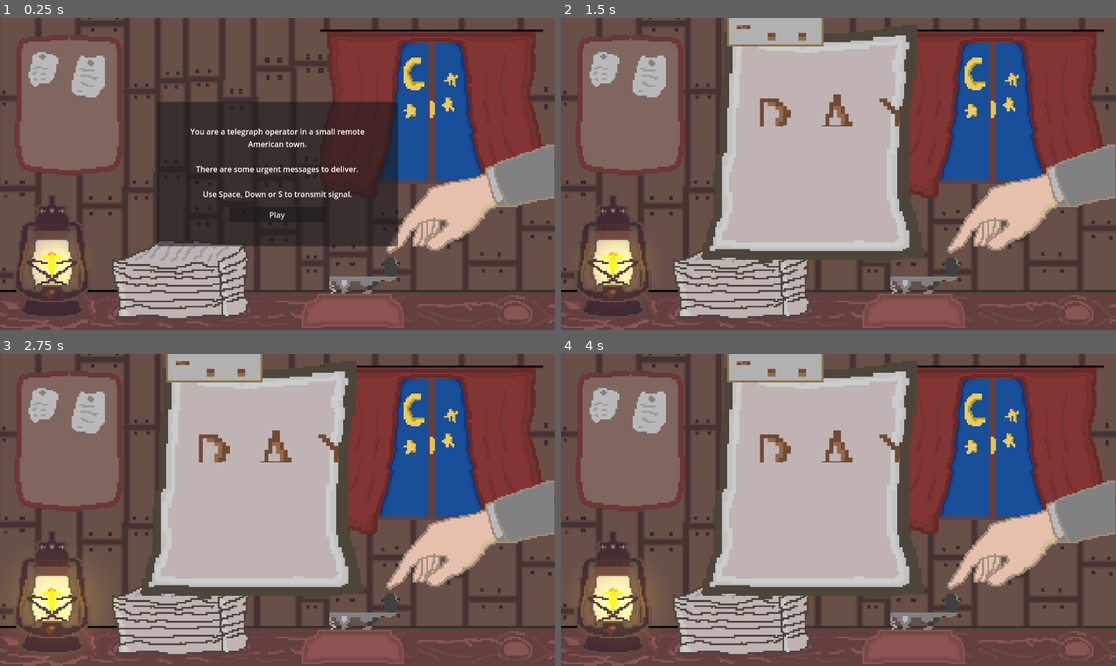
Above: before the commit, frames 1-4 (two rows, left to right).
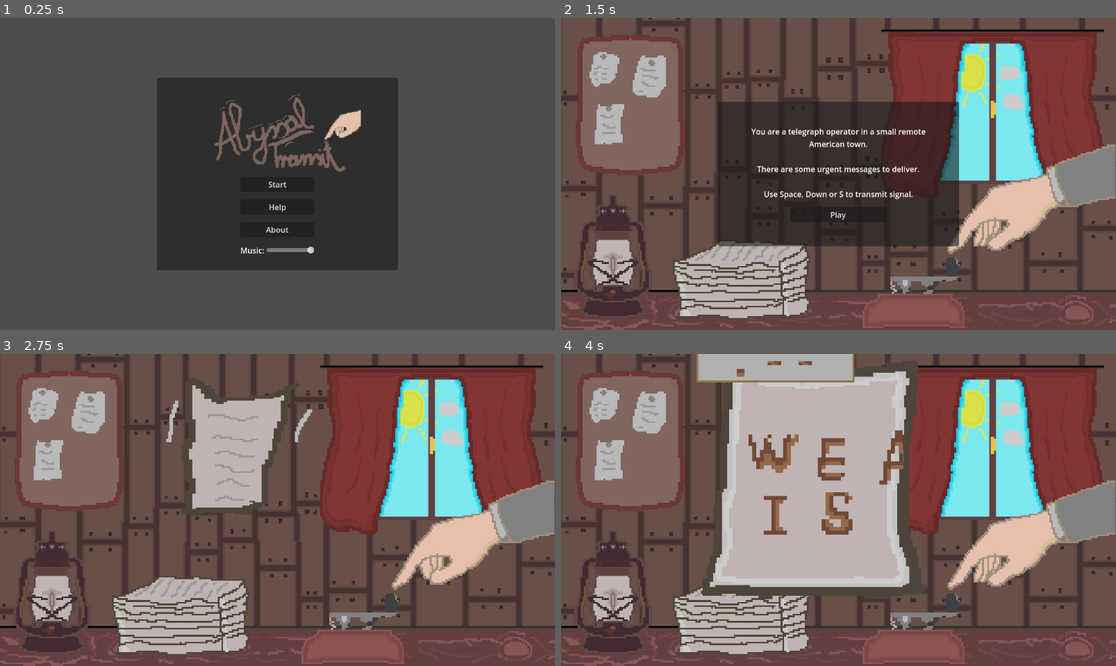
Above: after the commit, the same moments.

Repository: Nidjo123/LD53
Game: Godot game, scene res://Scenes/MainMenu.tscn
The game is run twice, just before and just after one commit, with the same random seed, the same clock (stepped at 60 frames per second) and the same inputs. Before the commit the project starts from res://Scenes/Telegraph.tscn.
Inputs (mouse positions are in pixels of both pictures, inside the frame that each line leads up to):
- Up to frame 1 (0.25 s): no input
- Up to frame 2 (1.5 s): click (838, 214) at 0.5 s, where only the run before the commit has a clickable "Play"; click (838, 183) at 1.25 s, where only the run after the commit has a clickable "Start"
- Up to frame 3 (2.75 s): click (277, 550) at 2 s, where only the run after the commit has a clickable "Play"
- Up to frame 4 (4 s): hold Down (telegraph_press) 2.78-3.53 s; tap Down (telegraph_press) at 3.6 s

The runs differ from the first frame. In frame 1, 70% of the frame differs, in the area x 0-100%, y 0-100%; in frame 2, 36%; in frame 3, 31%; in frame 4, 11%.

Commit message:
Level progression, main menu music

Diff:
--- a/Animations/IntroFrames.tres
+++ b/Animations/IntroFrames.tres
@@ -62,5 +62,5 @@
 }],
 "loop": false,
 "name": &"default",
-"speed": 20.0
+"speed": 35.0
 }]
--- a/Scenes/MainMenu.tscn
+++ b/Scenes/MainMenu.tscn
@@ -1,6 +1,8 @@
-[gd_scene load_steps=2 format=3 uid="uid://qyc2k6y2vgje"]
+[gd_scene load_steps=4 format=3 uid="uid://qyc2k6y2vgje"]
 
 [ext_resource type="Script" path="res://Scripts/MainMenu.gd" id="1_cycvh"]
+[ext_resource type="Texture2D" uid="uid://dnex6jhvm3anf" path="res://Images/logo.png" id="2_e35q1"]
+[ext_resource type="AudioStream" uid="uid://8vepsn74yqp8" path="res://Sounds/maintheme.wav" id="3_sh3ie"]
 
 [node name="MainMenu" type="Control"]
 layout_mode = 3
@@ -20,39 +22,72 @@
 grow_vertical = 2
 
 [node name="Panel" type="Panel" parent="CenterContainer"]
-custom_minimum_size = Vector2(400, 300)
+custom_minimum_size = Vector2(500, 400)
 layout_mode = 2
 
-[node name="VBoxContainer" type="VBoxContainer" parent="CenterContainer/Panel"]
+[node name="VBoxContainer2" type="VBoxContainer" parent="CenterContainer/Panel"]
 layout_mode = 1
 anchors_preset = 8
 anchor_left = 0.5
 anchor_top = 0.5
 anchor_right = 0.5
 anchor_bottom = 0.5
-offset_left = -64.0
-offset_top = -62.5
-offset_right = 64.0
-offset_bottom = 62.5
+offset_left = -173.0
+offset_top = -205.0
+offset_right = 173.0
+offset_bottom = 205.0
 grow_horizontal = 2
 grow_vertical = 2
+alignment = 1
+
+[node name="Logo" type="TextureRect" parent="CenterContainer/Panel/VBoxContainer2"]
+layout_mode = 2
+texture = ExtResource("2_e35q1")
+expand_mode = 5
+stretch_mode = 5
+
+[node name="VBoxContainer" type="VBoxContainer" parent="CenterContainer/Panel/VBoxContainer2"]
+layout_mode = 2
+size_flags_horizontal = 4
 theme_override_constants/separation = 16
 alignment = 1
 
-[node name="StartButton" type="Button" parent="CenterContainer/Panel/VBoxContainer"]
+[node name="StartButton" type="Button" parent="CenterContainer/Panel/VBoxContainer2/VBoxContainer"]
 custom_minimum_size = Vector2(128, 0)
 layout_mode = 2
 text = "Start"
 
-[node name="HelpButton" type="Button" parent="CenterContainer/Panel/VBoxContainer"]
+[node name="HelpButton" type="Button" parent="CenterContainer/Panel/VBoxContainer2/VBoxContainer"]
 layout_mode = 2
 text = "Help
 "
 
-[node name="AboutButton" type="Button" parent="CenterContainer/Panel/VBoxContainer"]
+[node name="AboutButton" type="Button" parent="CenterContainer/Panel/VBoxContainer2/VBoxContainer"]
 layout_mode = 2
 text = "About"
 
-[connection signal="pressed" from="CenterContainer/Panel/VBoxContainer/StartButton" to="." method="_on_start_button_pressed"]
-[connection signal="pressed" from="CenterContainer/Panel/VBoxContainer/HelpButton" to="." method="_on_help_button_pressed"]
-[connection signal="pressed" from="CenterContainer/Panel/VBoxContainer/AboutButton" to="." method="_on_about_button_pressed"]
+[node name="HBoxContainer" type="HBoxContainer" parent="CenterContainer/Panel/VBoxContainer2/VBoxContainer"]
+layout_mode = 2
+alignment = 1
+
+[node name="SoundLabel" type="Label" parent="CenterContainer/Panel/VBoxContainer2/VBoxContainer/HBoxContainer"]
+layout_mode = 2
+text = "Music:
+"
+
+[node name="HSlider" type="HSlider" parent="CenterContainer/Panel/VBoxContainer2/VBoxContainer/HBoxContainer"]
+custom_minimum_size = Vector2(100, 0)
+layout_mode = 2
+size_flags_vertical = 4
+min_value = -50.0
+max_value = 0.0
+
+[node name="AudioStreamPlayer" type="AudioStreamPlayer" parent="."]
+stream = ExtResource("3_sh3ie")
+autoplay = true
+bus = &"Music"
+
+[connection signal="pressed" from="CenterContainer/Panel/VBoxContainer2/VBoxContainer/StartButton" to="." method="_on_start_button_pressed"]
+[connection signal="pressed" from="CenterContainer/Panel/VBoxContainer2/VBoxContainer/HelpButton" to="." method="_on_help_button_pressed"]
+[connection signal="pressed" from="CenterContainer/Panel/VBoxContainer2/VBoxContainer/AboutButton" to="." method="_on_about_button_pressed"]
+[connection signal="value_changed" from="CenterContainer/Panel/VBoxContainer2/VBoxContainer/HBoxContainer/HSlider" to="." method="_on_volume_changed"]
--- a/Scenes/MorseText.tscn
+++ b/Scenes/MorseText.tscn
@@ -25,13 +25,11 @@
 layout_mode = 0
 offset_left = 381.0
 offset_top = 151.0
-offset_right = 542.0
-offset_bottom = 188.0
+offset_right = 546.0
+offset_bottom = 311.0
 scale = Vector2(2, 2)
 bbcode_enabled = true
-text = "Test
-Text
-"
+text = "01234"
 scroll_active = false
 autowrap_mode = 0
 shortcut_keys_enabled = false
--- a/Scenes/Telegraph.tscn
+++ b/Scenes/Telegraph.tscn
@@ -1,7 +1,8 @@
-[gd_scene load_steps=13 format=3 uid="uid://cb5khxpbu7ecs"]
+[gd_scene load_steps=14 format=3 uid="uid://cb5khxpbu7ecs"]
 
 [ext_resource type="PackedScene" uid="uid://cytf7hrfph3ta" path="res://Scenes/MorseController.tscn" id="1_dot85"]
 [ext_resource type="Script" path="res://Scripts/GameController.gd" id="1_f4xmj"]
+[ext_resource type="Texture2D" uid="uid://brupwfabmh1ll" path="res://Images/tbg-day.png" id="2_ck07p"]
 [ext_resource type="Script" path="res://Telegraph.gd" id="2_ff80x"]
 [ext_resource type="PackedScene" uid="uid://c0778ivao4xo2" path="res://Scenes/MorseText.tscn" id="2_pj4sx"]
 [ext_resource type="SpriteFrames" uid="uid://becau161cstrh" path="res://Animations/TelegraphPressNewFrames.tres" id="4_5km8r"]
@@ -24,7 +25,22 @@
 [node name="TelegraphScene" type="Node2D"]
 process_mode = 3
 script = ExtResource("1_f4xmj")
-level_texts = Array[String](["Day 1"])
+level_texts = Array[String](["Weather
+is nice", "People
+are
+calm", "Yet
+something
+is wrong", "I can
+hear it", "It is
+coming
+closer", "The
+journey
+begins", "Do not
+look
+behind"])
+time_of_day = Array[int]([0, 0, 0, 1, 1, 1, 1])
+day_texture = ExtResource("2_ck07p")
+night_texture = ExtResource("5_wgi4m")
 
 [node name="Game" type="Node2D" parent="."]
 process_mode = 1
@@ -33,15 +49,18 @@
 [node name="Background" type="Sprite2D" parent="Game"]
 position = Vector2(574.889, 323.5)
 scale = Vector2(3.60556, 3.60556)
-texture = ExtResource("5_wgi4m")
+texture = ExtResource("2_ck07p")
 
-[node name="PointLight2D" type="PointLight2D" parent="Game/Background"]
+[node name="DeskLight" type="PointLight2D" parent="Game/Background"]
 position = Vector2(-128.105, 52.2804)
 color = Color(0.501961, 0.498039, 0, 1)
 texture = SubResource("GradientTexture2D_h36cn")
 script = ExtResource("4_utoqk")
 
 [node name="MorseController" parent="Game" instance=ExtResource("1_dot85")]
+dot_duration = 0.07
+dash_duration = 0.3
+tolerance = 0.1
 
 [node name="TelegraphAnimation" type="AnimatedSprite2D" parent="Game"]
 position = Vector2(575.778, 324.5)
@@ -55,6 +74,7 @@
 scale = Vector2(3.60313, 3.58333)
 sprite_frames = ExtResource("7_6fdi2")
 frame = 13
+speed_scale = 0.5
 
 [node name="MorseText" parent="Game" instance=ExtResource("2_pj4sx")]
 
@@ -122,4 +142,5 @@
 [connection signal="animation_finished" from="Game/PaperAnimation" to="." method="_on_intro_animation_finished"]
 [connection signal="finished" from="Game/MorseText" to="." method="_on_morse_text_finished"]
 [connection signal="game_resumed" from="PauseMenu" to="." method="_on_resume_button_pressed"]
+[connection signal="game_continued" from="EndMenu" to="." method="_on_next_level"]
 [connection signal="pressed" from="GameIntro/CenterContainer/Panel/VBoxContainer/PlayButton" to="." method="_on_play_button_pressed"]
--- a/Scripts/GameController.gd
+++ b/Scripts/GameController.gd
@@ -5,10 +5,16 @@
 signal game_resumed
 
 
+enum TimeOfDay { DAY, NIGHT }
+
+
 @onready var time_spent: float = 0.0
 @onready var current_level: int = 0
 
 @export_multiline var level_texts: Array[String] = []
+@export var time_of_day: Array[TimeOfDay] = []
+@export var day_texture: Texture2D = load("res://Images/tbg-day.png")
+@export var night_texture: Texture2D = load("res://Images/tbg-night.png")
 
 
 func _is_level_transition():
@@ -16,12 +22,14 @@
 
 
 func _ready():
+	assert(level_texts.size() == time_of_day.size())
 	$Game/MorseText.hide()
 	$Game/PaperAnimation.hide()
 	$Game/PaperAnimation.frame = 0
 	$PauseMenu.hide()
 	$EndMenu.hide()
 	$GameIntro.show()
+	_prepare_background()
 
 
 func _process(delta):
@@ -59,11 +67,27 @@
 	return level_texts[current_level]
 
 
+func _get_time_of_day():
+	return time_of_day[current_level]
+
+
+func _prepare_background():
+	match _get_time_of_day():
+		TimeOfDay.DAY:
+			$Game/Background.texture = day_texture
+			$Game/Background/DeskLight.hide()
+		TimeOfDay.NIGHT:
+			$Game/Background.texture = night_texture
+			$Game/Background/DeskLight.show()
+
+
 func _on_level_start():
+	_prepare_background()
 	$Game/MorseText.hide()
 	$Game/PaperAnimation.show()
 	$Game/PaperAnimation.frame = 0
 	$Game/PaperAnimation.play()
+	$Game/TelegraphAnimation.play("idle")
 
 
 func _on_play_button_pressed():
@@ -76,3 +100,11 @@
 	var text = _get_text()
 	$Game/MorseText.reset(text)
 	$Game/MorseText.show()
+
+
+func _on_next_level():
+	current_level += 1
+	if current_level >= level_texts.size():
+		assert(false)
+	$EndMenu.hide()
+	_on_level_start()
--- a/Scripts/MainMenu.gd
+++ b/Scripts/MainMenu.gd
@@ -11,3 +11,8 @@
 
 func _on_about_button_pressed():
 	get_tree().change_scene_to_file("res://Scenes/AboutScene.tscn")
+
+
+func _on_volume_changed(new_volume_db):
+	var bus_index = AudioServer.get_bus_index("Music")
+	AudioServer.set_bus_volume_db(bus_index, new_volume_db)
--- a/Scripts/MorseText.gd
+++ b/Scripts/MorseText.gd
@@ -10,9 +10,6 @@
 
 
 func _ready():
-	var font = self.get_theme_font("font")
-	print(font.get_font_name())
-	print(font.get_font_style_name())
 	_set_hint()
 
 
@@ -20,6 +17,7 @@
 	$Text.text = text
 	original_text = text
 	letter_idx = 0
+	correct_letters.clear()
 	_set_hint()
 
 
@@ -61,6 +59,7 @@
 	var letter = original_text[letter_idx]
 	var hint_text: String = MorseUtils.get_code(letter)
 	$MorseHint/HintText.text = hint_text
+	$MorseHint.show()
 
 
 func _get_letter_bbcode(letter, correct):
@@ -86,8 +85,8 @@
 	$Text.text = text
 
 
-func _is_whitespace(s):
-	return s.strip_edges() == ''
+func _is_skippable(s):
+	return MorseUtils.get_code(s) == ''
 
 
 func advance_letter(letter: String):
@@ -100,7 +99,7 @@
 	else:
 		correct_letters.append(true)
 	letter_idx += 1
-	while letter_idx < text.length() and _is_whitespace(text[letter_idx]):
+	while letter_idx < text.length() and _is_skippable(text[letter_idx]):
 		correct_letters.append(null)
 		letter_idx += 1
 	if letter_idx >= text.length():
@@ -120,7 +119,7 @@
 
 
 func _finished():
-	$MorseHint/HintText.hide()
+	$MorseHint.hide()
 	var accuracy = _get_accuracy()
 	finished.emit(accuracy)
 
--- a/Theme.tres
+++ b/Theme.tres
@@ -1,6 +1,6 @@
 [gd_resource type="Theme" load_steps=5 format=3 uid="uid://bivyqx1y8v6km"]
 
-[ext_resource type="FontFile" uid="uid://h4a7htmach4y" path="res://font.webp" id="1_5apla"]
+[ext_resource type="FontFile" uid="uid://bp6q6hblefmr0" path="res://font.png" id="1_hh1tj"]
 
 [sub_resource type="StyleBoxFlat" id="StyleBoxFlat_1rnlw"]
 bg_color = Color(0.431373, 0.313726, 0.188235, 1)
@@ -51,9 +51,9 @@
 anti_aliasing = false
 
 [resource]
-default_font = ExtResource("1_5apla")
+default_font = ExtResource("1_hh1tj")
 default_font_size = 64
-Button/fonts/font = ExtResource("1_5apla")
+Button/fonts/font = ExtResource("1_hh1tj")
 Button/styles/disabled = SubResource("StyleBoxFlat_1rnlw")
 Button/styles/hover = SubResource("StyleBoxFlat_l1wq8")
 Button/styles/normal = SubResource("StyleBoxFlat_wif5q")
--- a/default_bus_layout.tres
+++ b/default_bus_layout.tres
@@ -2,3 +2,9 @@
 
 [resource]
 bus/0/volume_db = 0.860514
+bus/1/name = &"Music"
+bus/1/solo = false
+bus/1/mute = false
+bus/1/bypass_fx = false
+bus/1/volume_db = 0.0
+bus/1/send = &"Master"
--- a/project.godot
+++ b/project.godot
@@ -12,7 +12,7 @@
 
 config/name="LD53"
 config/description="A game made in 72 hours for Ludum Dare 53. The theme was Delivery."
-run/main_scene="res://Scenes/Telegraph.tscn"
+run/main_scene="res://Scenes/MainMenu.tscn"
 config/features=PackedStringArray("4.0", "GL Compatibility")
 run/max_fps=120
 config/icon="res://icon.svg"
Binary file added: Images/logo.png
Not shown, added: Images/logo.png.import
Not shown, added: Sounds/maintheme.wav.import
Binary file changed: font.png
Not shown, changed: font.png.import
Binary file removed: font.webp
Not shown, removed: font.webp.import
Not shown, added: Sounds/ending.m4a
Not shown, added: Sounds/gameplayloop.m4a
Not shown, added: Sounds/intense.m4a
Not shown, added: Sounds/maintheme.m4a
Not shown, added: Sounds/maintheme.wav
